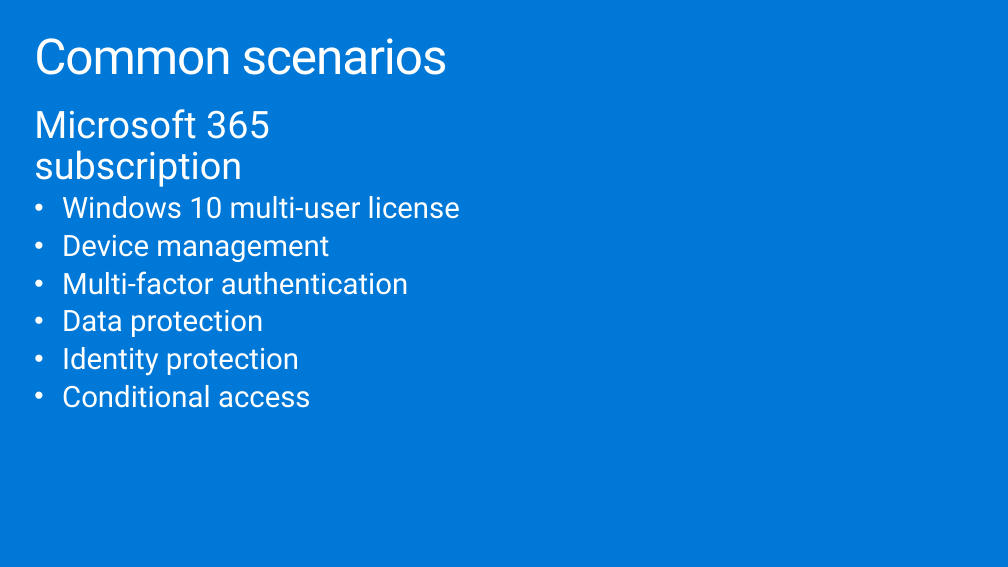
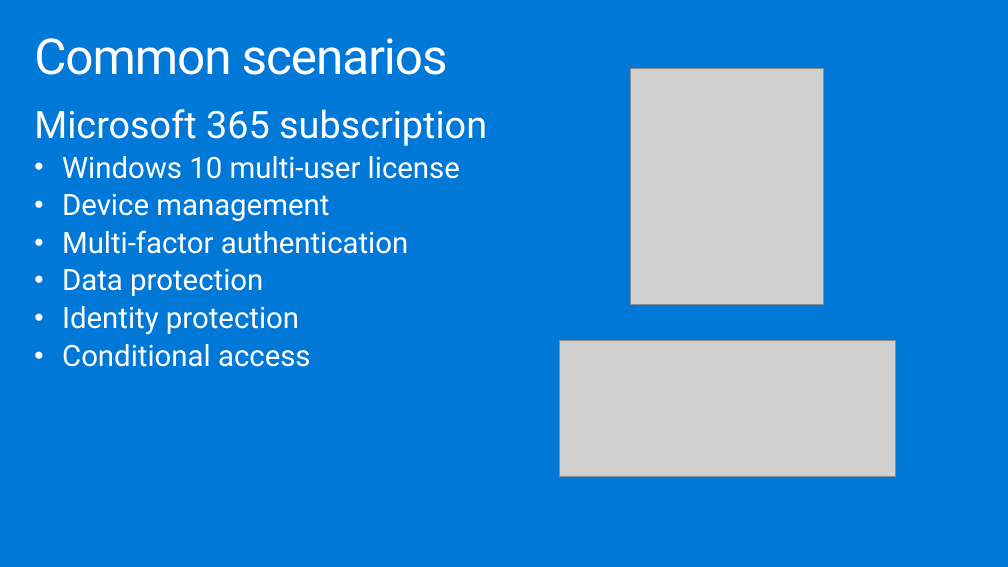
Before and after one commit to dwnatwick/MCW-Windows-Virtual-Desktop, a slide deck: slide 12 of Whiteboard-design-session/WDS trainer presentation - Windows Virtual Desktop.pptx. Drawn at 1008x567 pixels with LibreOffice and Linux fonts; fonts in the diff are those of the drawing; grey boxes stand for pictures. Boxes give left, top, right and bottom in pixels: in the first picture for what was removed or moved away, otherwise in the second. Text is boxed around its words. In the diff, an @@ line names an element or a change of style, - is before the commit and + after.

```diff
--- a/Whiteboard-design-session/WDS trainer presentation - Windows Virtual Desktop.pptx
+++ b/Whiteboard-design-session/WDS trainer presentation - Windows Virtual Desktop.pptx
@@ picture added at bbox=[631, 68, 823, 304] @@
@@ text "Microsoft 365 subscription" rewrapped from bbox=[34, 109, 460, 408] to bbox=[34, 109, 487, 367] @@
@@ picture added at bbox=[560, 340, 895, 476] @@
```
Also in this commit, not shown: 3 other slides changed, 1 slide added.
